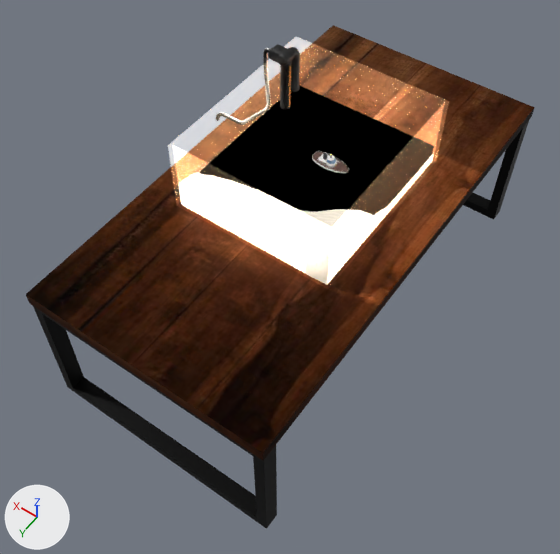
Renders of the Blender file assets/blender_water_simulation.blend from each side of a commit.
Before and after are seen from a 50 mm camera at (-34.1, 57.7, 68.7) aimed at (2.2, 6.8, -11.3). Lighting does not change. The marker at lower left points along +X, +Y and +Z.

In view in the first picture: 'Aquarium Pump', 'Glass walls', 'Legs', 'Table', 'Water'.
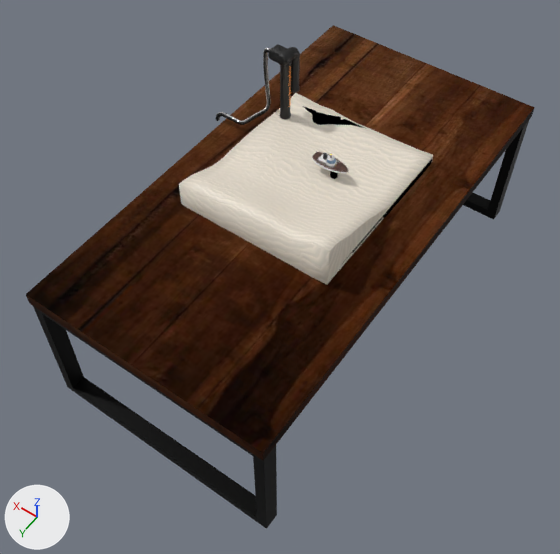
Where the newer file only moved an object's origin or applied its transform, the numbers keep the older frame.

What the commit changed:
Mesh me_cylinder_006 is new.
It has 288 vertices, 258 faces and spans x -0.46..0.46, y -0.46..0.46, z -1.55..1.55.
It uses material mat_water.
Object 'Glass walls' (ob_glass_walls) is now hidden.
Object 'Water' (ob_water) moves from (3.4, -2.9, 1.3) to (3.2, -2.7, -0.7).
Object 'Pipe Water' (ob_pipe_water) is new; it shows me_cylinder_006.
Its location is (0.9, -2.9, -0.6).
Its scale is (1.0, 1.0, 1.0).
Its visible shadow is False.

What differs and where, as boxes (x1, y1, x2, y2) in the pictures (560 x 554 px):
'Glass walls', hidden: before (168, 37, 449, 289)
'Water', moved: before (209, 85, 413, 212); after (302, 106, 432, 267)
'Pipe Water', added: after (330, 171, 338, 179)
'Sand', unchanged, uncovered by the edit: before (283, 202, 347, 227); after (179, 93, 433, 284)
